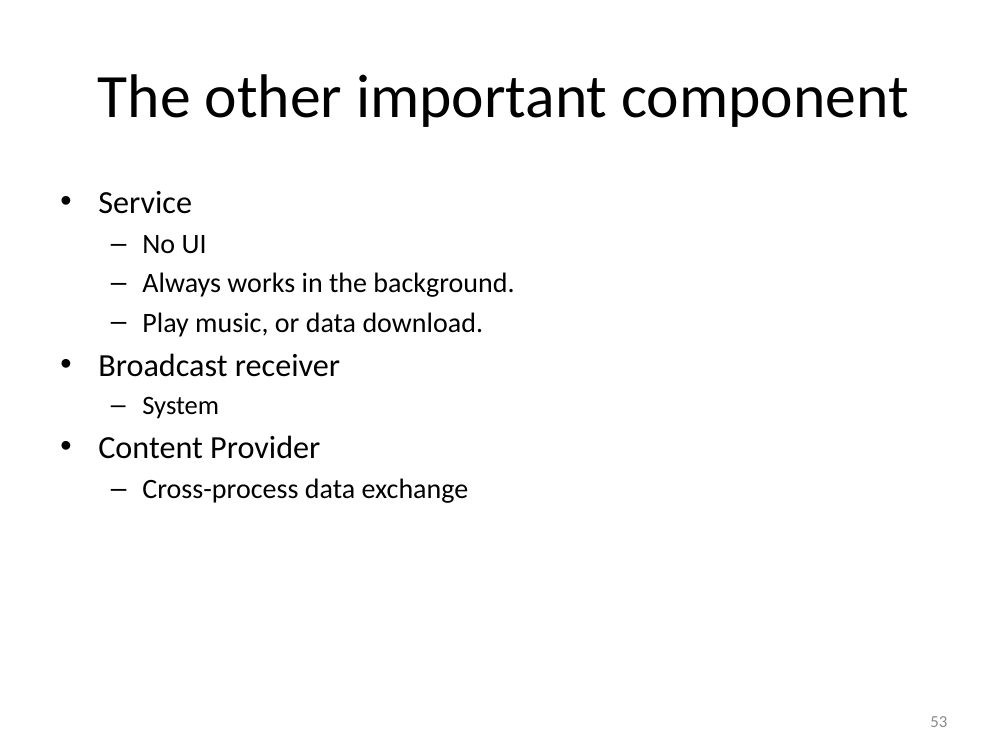
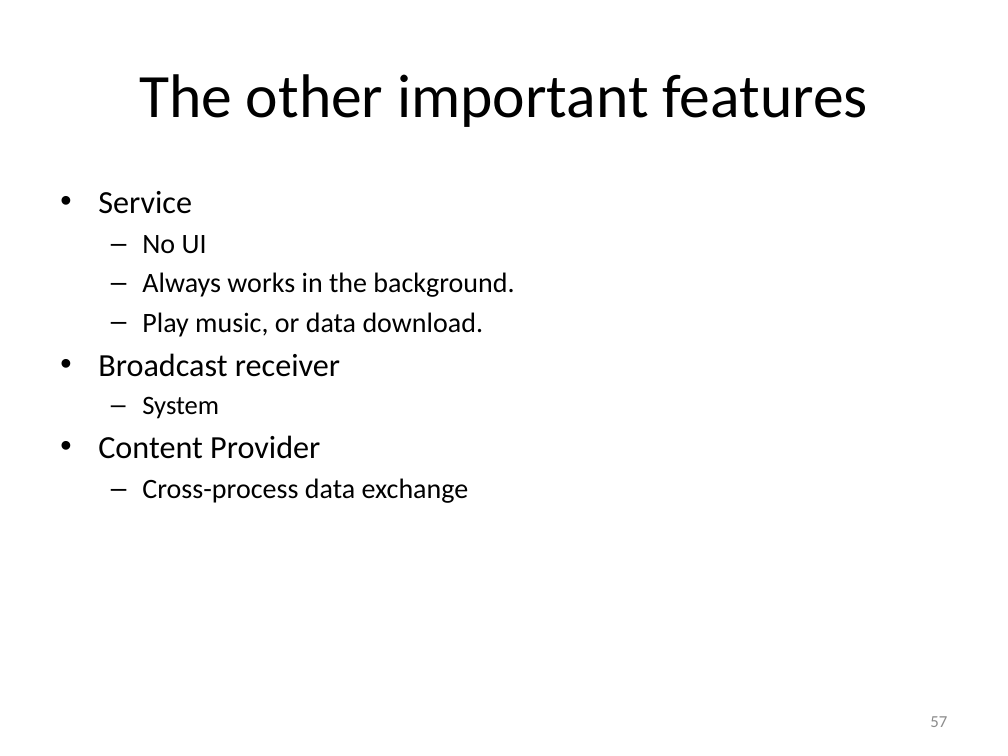
Before and after one commit to hs9021401/FIT_Android, a slide deck: slide 57 of The introduction of Android.pptx (slide 53 before the commit). Drawn at 1008x756 pixels with LibreOffice and Linux fonts; fonts in the diff are those of the drawing. Boxes give left, top, right and bottom in pixels: in the first picture for what was removed or moved away, otherwise in the second. Text is boxed around its words. In the diff, an @@ line names an element or a change of style, - is before the commit and + after.

```diff
--- a/The introduction of Android.pptx
+++ b/The introduction of Android.pptx
@@ title at <box>139,74,868,127</box>: text changed @@
-The other important component
+The other important features
@@ page number at <box>930,716,947,727</box>: text changed @@
-53
+57
```
Also in this commit, not shown: 16 other slides changed, 5 slides added.
